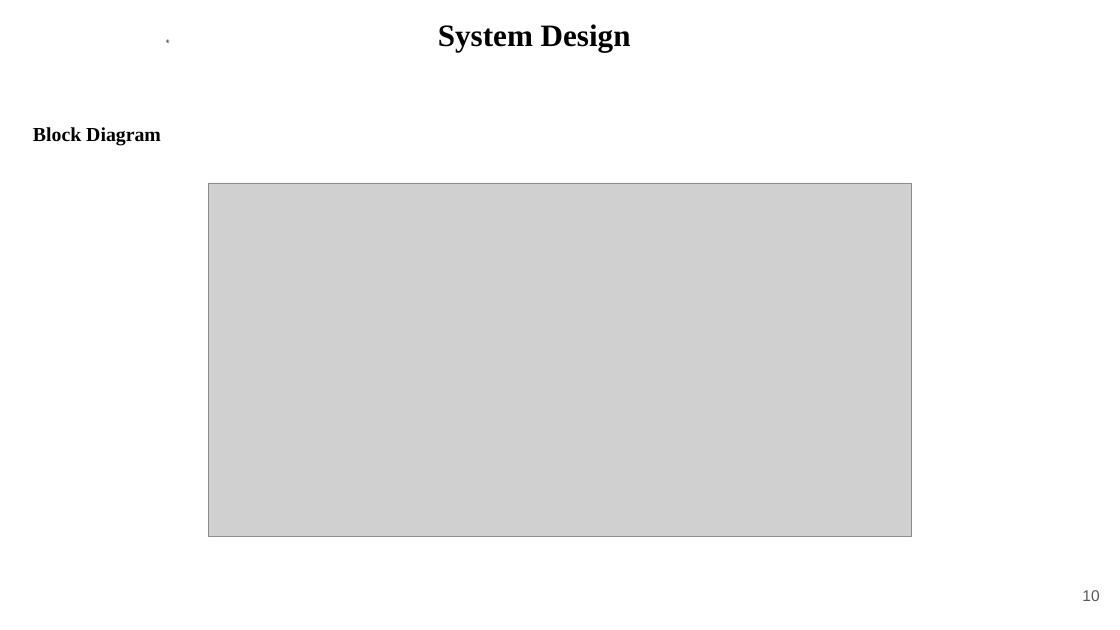
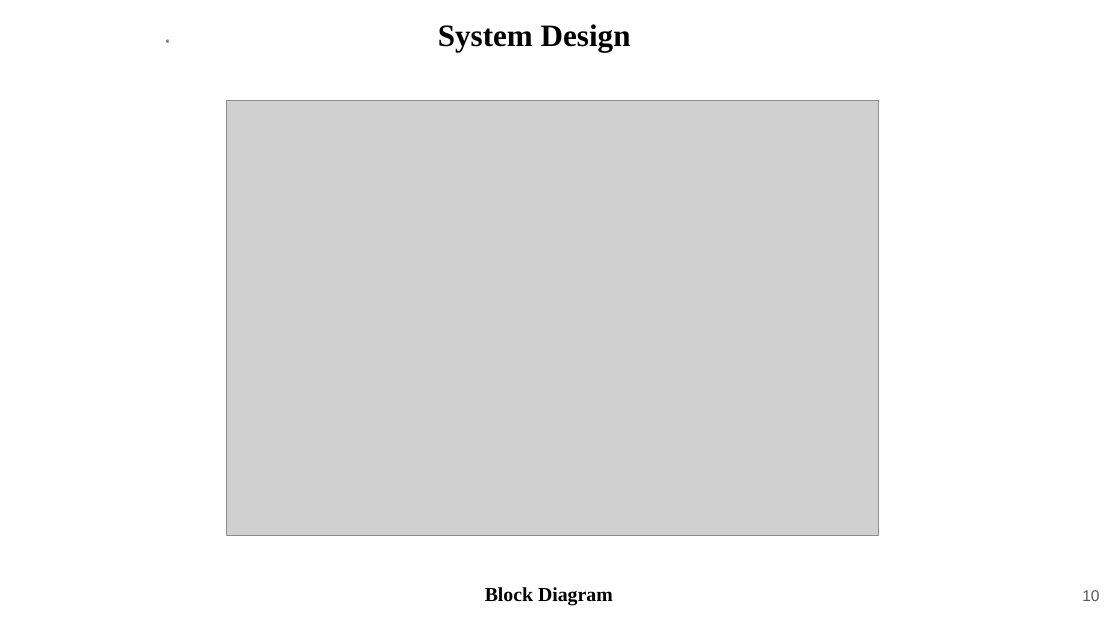
Before and after one commit to rajeshacu/LoRa-based-Location-tracking-and-Fall-detection-System, a slide deck: slide 10 of Phase II Major Project(1).pptx. Drawn at 1120x630 pixels with LibreOffice and Linux fonts; fonts in the diff are those of the drawing; grey boxes stand for pictures; background and template pictures are left out. Boxes give left, top, right and bottom in pixels: in the first picture for what was removed or moved away, otherwise in the second. Text is boxed around its words. In the diff, an @@ line names an element or a change of style, - is before the commit and + after.

```diff
--- a/Phase II Major Project(1).pptx
+++ b/Phase II Major Project(1).pptx
@@ picture: place and size @@
-picture at (208, 183, 911, 536)
+picture at (227, 100, 879, 535)
@@ text "Block Diagram": place and size @@
-text "Block Diagram" at (33, 127, 161, 146)
+text "Block Diagram" at (485, 587, 613, 606)
```
Also in this commit, not shown: 15 other slides changed, 4 slides added, 2 other files.
